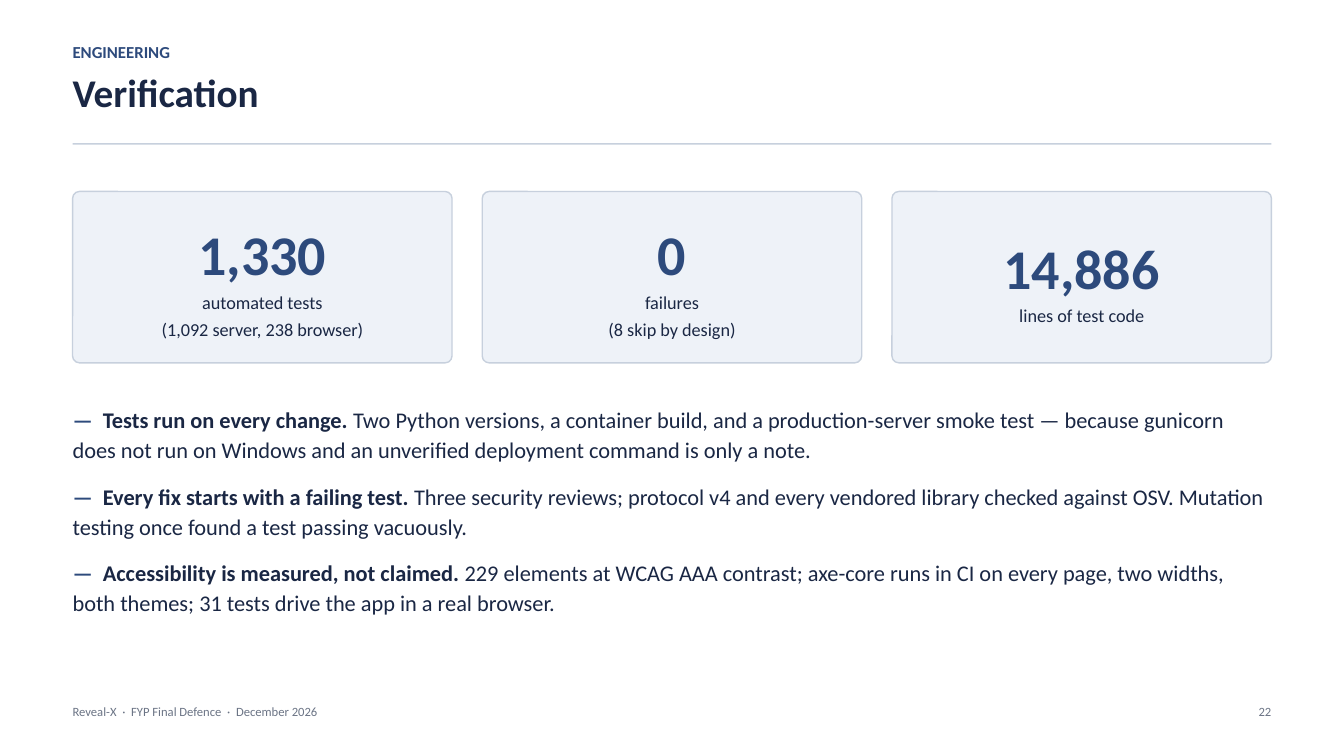
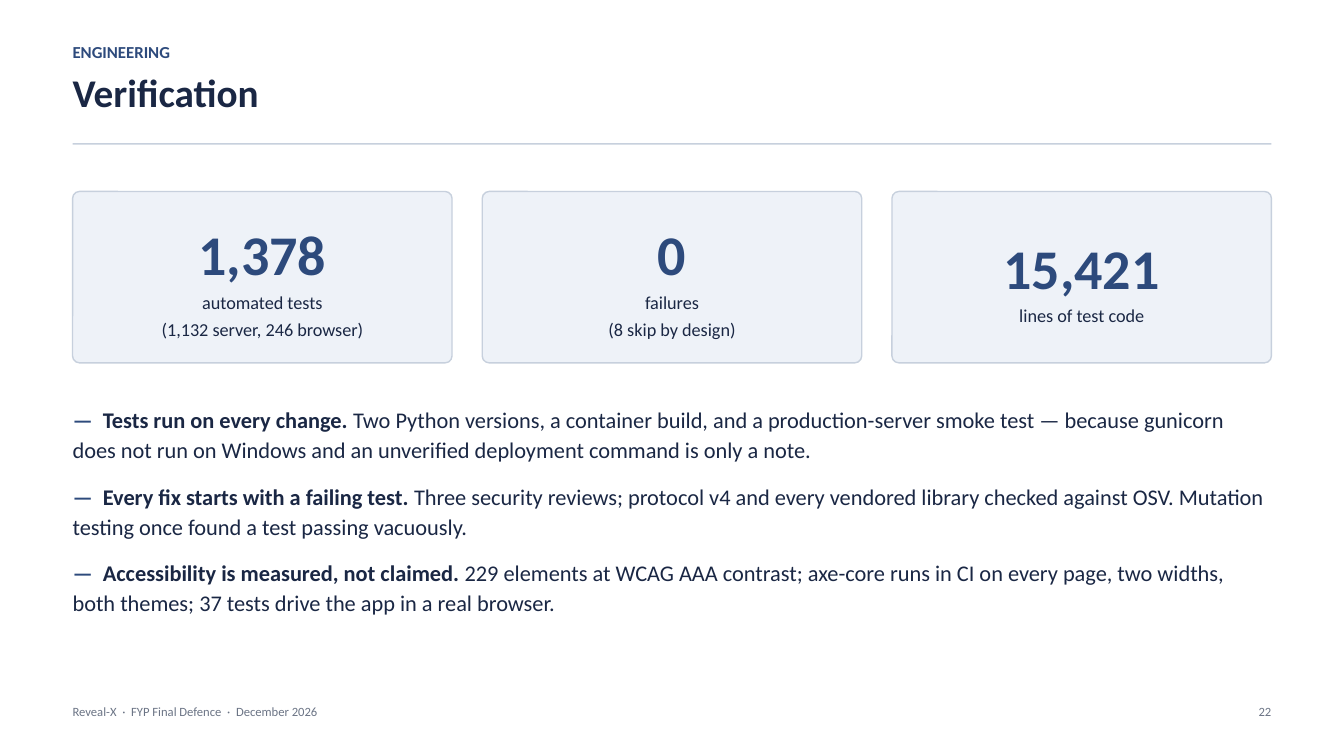
Before and after one commit to 1337PAIN/Reveal-X-chat, a slide deck: slide 22 of Reveal-X_FYP_Presentation.pptx. Drawn at 1344x756 pixels with LibreOffice and Linux fonts; fonts in the diff are those of the drawing. Boxes give left, top, right and bottom in pixels: in the first picture for what was removed or moved away, otherwise in the second. Text is boxed around its words. In the diff, an @@ line names an element or a change of style, - is before the commit and + after.

Commit message:
Bring the FYP report and deck up to contacts
FR-23 (contacts by username, enforced by the server), 47 Socket.IO events
with the contact events in the appendix, and the counts: 1,132 server, 246
browser and 37 end-to-end tests, suite runtime and lines of code.

```diff
--- a/Reveal-X_FYP_Presentation.pptx
+++ b/Reveal-X_FYP_Presentation.pptx
@@ text in rounded rectangle at (x1=162, y1=236, x2=363, y2=339): text changed @@
-1,330
-automated tests
-(1,092 server, 238 browser)
+1,378
+automated tests
+(1,132 server, 246 browser)
@@ text in rounded rectangle at (x1=1004, y1=252, x2=1160, y2=297): text changed @@
-14,886
+15,421
@@ text at (x1=73, y1=565, x2=1223, y2=615): text changed @@
-— Accessibility is measured, not claimed. 229 elements at WCAG AAA contrast; axe-core runs in CI on every page, two widths, both themes; 31 tests drive the app in a real browser.
+— Accessibility is measured, not claimed. 229 elements at WCAG AAA contrast; axe-core runs in CI on every page, two widths, both themes; 37 tests drive the app in a real browser.
```
Also in this commit, not shown: 1 other slide changed, 3 other files.
